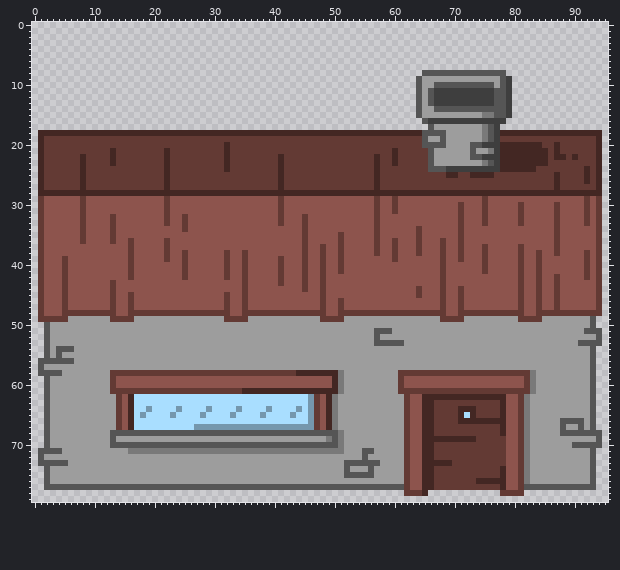
Sprite sheet, stored at res/Sprites/static/building02.png. Above is the file before it was changed.
The file is 96x80 pixels.
The same view after the edit:
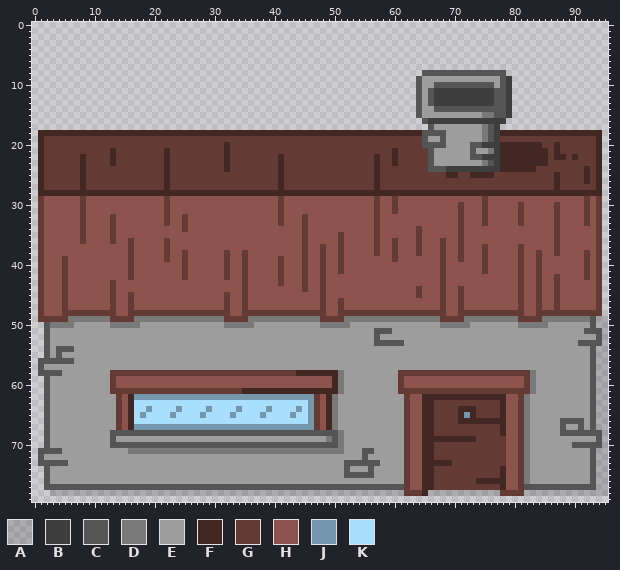
Palette (. is transparent): A #00000029  B #3e3e3e  C #555555  D #797979  E #9d9d9d  F #432723  G #633a34  H #8d544d  J #7597ad  K #a9deff
Diff:
The edit adds colour A in rows 49 to 50 at x 94 to 95; in rows 51 to 53 at x 95; in rows 54 to 67 at x 94 to 95; in rows 68 to 70 at x 95; in rows 71 to 77 at x 94 to 95; in row 78 at x 3 to 61, 66 to 77 and 82 to 95.
Colour E gives way to colour D in row 49 at x 6 to 12, 17 to 31, 36 to 47, 52 to 67, 72 to 80 and 85 to 92; in row 50 at x 3 to 6, 13 to 17, 32 to 36, 48 to 52, 68 to 72 and 81 to 85.
Colour K gives way to colour J in row 62 at x 17 to 45; in row 65 at x 72; in row 67 at x 17 to 26.
